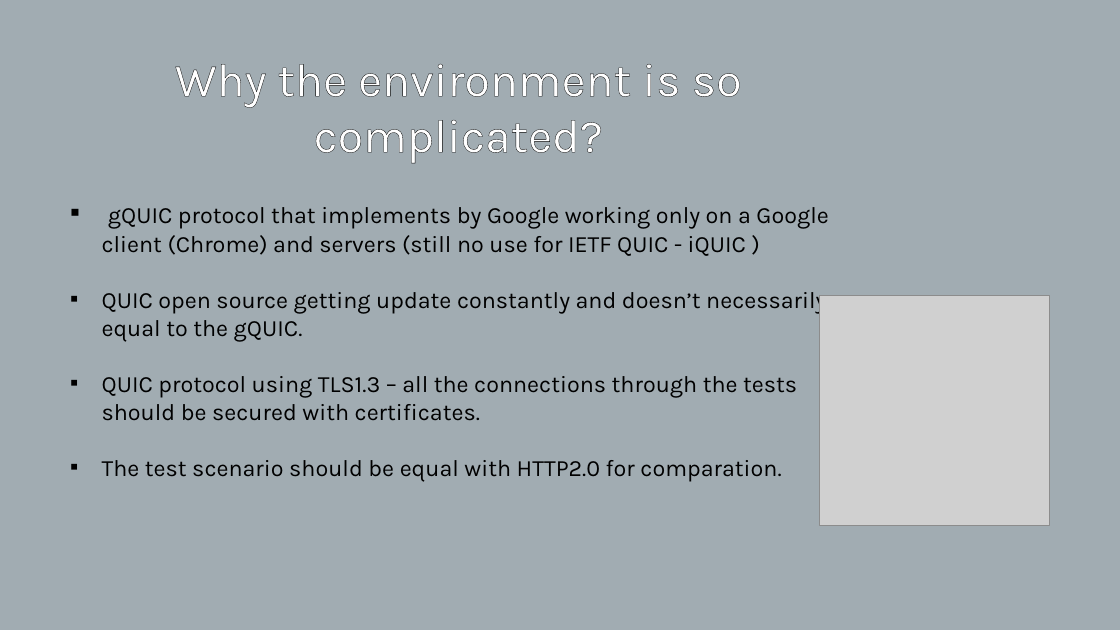
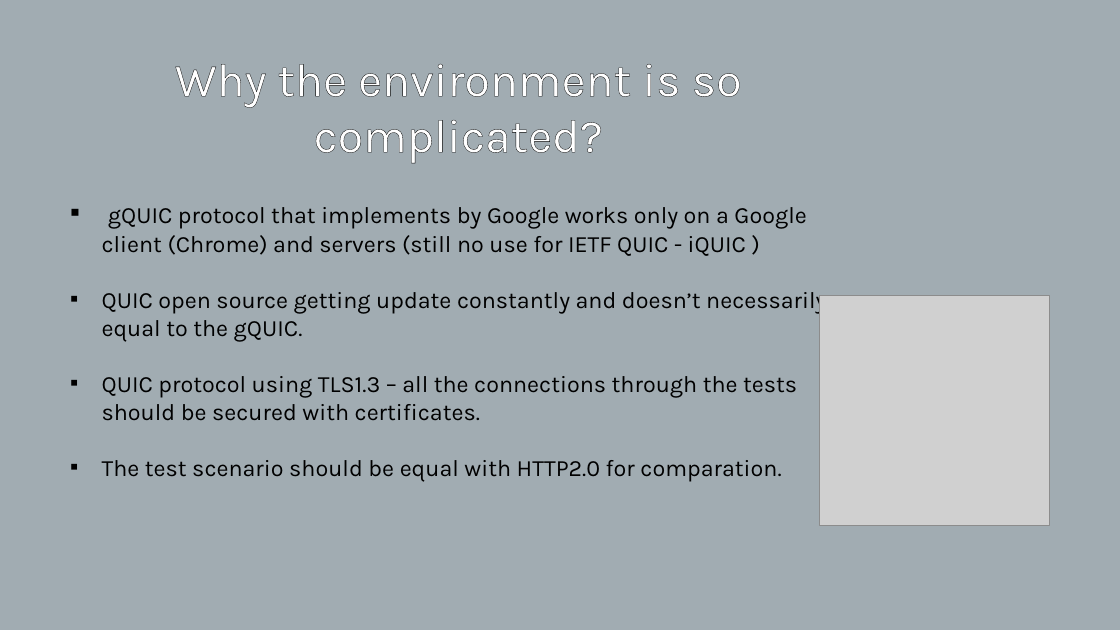
Before and after one commit to yoavhenig/Final-Project, a slide deck: slide 8 of מצגת הגנה.pptx (slide 7 before the commit). Drawn at 1120x630 pixels with LibreOffice and Linux fonts; fonts in the diff are those of the drawing; grey boxes stand for pictures. Boxes give left, top, right and bottom in pixels: in the first picture for what was removed or moved away, otherwise in the second. Text is boxed around its words. In the diff, an @@ line names an element or a change of style, - is before the commit and + after.

```diff
--- a/מצגת הגנה.pptx
+++ b/מצגת הגנה.pptx
@@ text at bbox=[102, 207, 806, 256]: text changed @@
-▪ gQUIC protocol that implements by Google working only on a Google client (Chrome) and servers (still no use for IETF QUIC - iQUIC )
+▪ gQUIC protocol that implements by Google works only on a Google client (Chrome) and servers (still no use for IETF QUIC - iQUIC )
```
Also in this commit, not shown: 9 other slides changed, 6 slides added, 2 slides removed.
